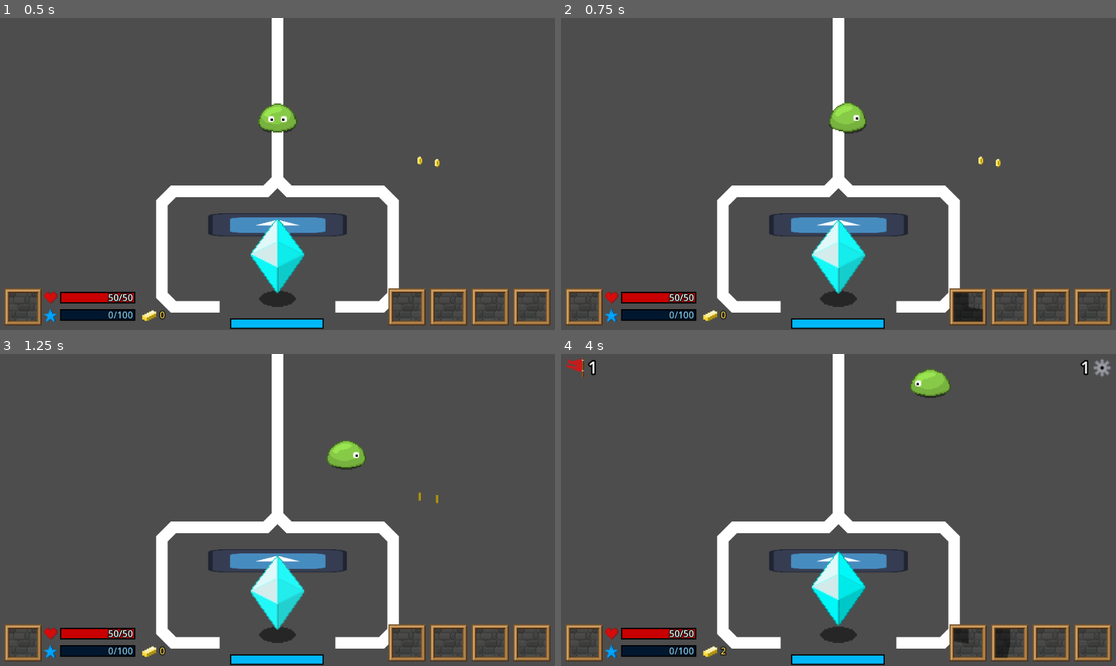
Above: before the commit, frames 1-4 (two rows, left to right).
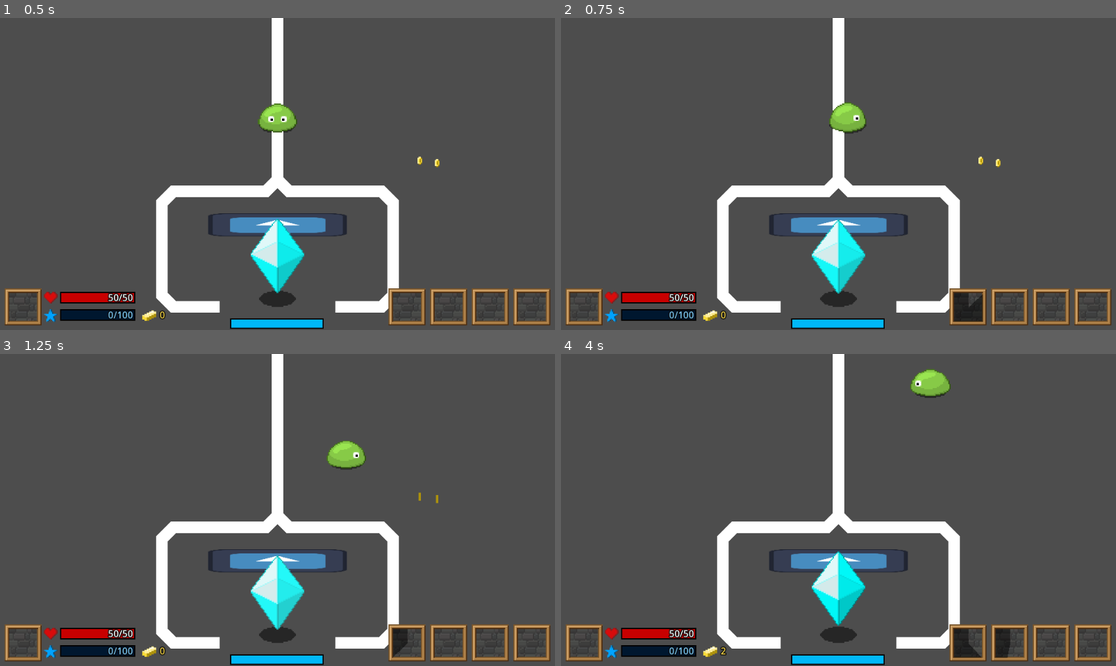
Above: after the commit, the same moments.

Repository: EthanLac13/monsters_vs_machines
Game: Godot game, scene res://scenes/MainScene.tscn
The game is run twice, just before and just after one commit, with the same random seed, the same clock (stepped at 60 frames per second) and the same inputs. The engine's default icon, where the game draws it, is replaced by a stand-in: a white triangle on a blue panel in a dark square.
Inputs:
- Up to frame 1 (0.5 s): no input
- Up to frame 2 (0.75 s): hold Right (InputRight) from 0.53 s (still down); tap Q (UseMove1) at 0.6 s
- Up to frame 3 (1.25 s): keep holding Right (InputRight)
- Up to frame 4 (4 s): release Right (InputRight) at 1.28 s; hold Down (InputDown) 1.28-2.03 s; tap W (UseMove2) at 1.35, 2.85 s; hold Right (InputRight) 2.03-2.78 s; tap Q (UseMove1) at 2.1, 3.6 s; hold Up (InputUp) 2.78-3.53 s; hold Left (InputLeft) from 3.53 s (still down)

Frame 1 is identical in both runs. In frame 2, less than 0.1% of the frame differs, in the area x 73-77%, y 88-94%; in frame 3, 0.2%; in frame 4, 0.5%, in the area x 1-100%, y 1-98%.

Commit message:
Fixed collision bug with coins and crystal

Diff:
--- a/scenes/battle/wave_spawner.gd
+++ b/scenes/battle/wave_spawner.gd
@@ -44,9 +44,7 @@
 	level_data = GeneralFunctions.load_json_file(stage_data_path_template % [current_world, current_map, current_stage])
 
 func _process(delta: float) -> void:
-	start_timer -= 1
-	if start_timer == 0:
-		start_wave()
+	pass
 
 func start_wave():
 	create_enemy_spawners(wave)
--- /dev/null
+++ b/scenes/characters/misc/target_crystal/ShopController.tscn
@@ -0,0 +1,14 @@
+[gd_scene format=3 uid="uid://blwhytc3e7w5q"]
+
+[ext_resource type="Script" uid="uid://b55785hroque1" path="res://scenes/characters/misc/target_crystal/shop_controller.gd" id="1_sedcj"]
+
+[sub_resource type="CircleShape2D" id="CircleShape2D_ocns7"]
+radius = 32.0
+
+[node name="ShopController" type="Node2D" unique_id=836382828]
+script = ExtResource("1_sedcj")
+
+[node name="ShopEntryArea" type="Area2D" parent="." unique_id=1530516144]
+
+[node name="CollisionShape2D" type="CollisionShape2D" parent="ShopEntryArea" unique_id=1842699023]
+shape = SubResource("CircleShape2D_ocns7")
--- /dev/null
+++ b/scenes/characters/misc/target_crystal/ShopMenu.tscn
@@ -0,0 +1,33 @@
+[gd_scene format=3 uid="uid://briagk48rbpi0"]
+
+[ext_resource type="Texture2D" uid="uid://cf66f1l3oro00" path="res://sprites/hud_sprites/bricks_nineslice_hud.png" id="1_7q71y"]
+
+[node name="ShopMenu" type="Control" unique_id=600142232]
+layout_mode = 3
+anchors_preset = 15
+anchor_right = 1.0
+anchor_bottom = 1.0
+grow_horizontal = 2
+grow_vertical = 2
+
+[node name="MainScreen" type="NinePatchRect" parent="." unique_id=1377345523]
+layout_mode = 1
+anchors_preset = 8
+anchor_left = 0.5
+anchor_top = 0.5
+anchor_right = 0.5
+anchor_bottom = 0.5
+offset_left = -32.0
+offset_top = -32.0
+offset_right = 32.0
+offset_bottom = 32.0
+grow_horizontal = 2
+grow_vertical = 2
+pivot_offset_ratio = Vector2(0.5, 0.5)
+texture = ExtResource("1_7q71y")
+patch_margin_left = 8
+patch_margin_top = 8
+patch_margin_right = 8
+patch_margin_bottom = 8
+axis_stretch_horizontal = 1
+axis_stretch_vertical = 1
--- a/scenes/characters/misc/target_crystal/TargetCrystal.tscn
+++ b/scenes/characters/misc/target_crystal/TargetCrystal.tscn
@@ -5,6 +5,7 @@
 [ext_resource type="Texture2D" uid="uid://c6luxsxn1m007" path="res://sprites/object_sprites/target_crystal/target_crystal.png" id="2_in4ol"]
 [ext_resource type="Script" uid="uid://bdgmqtsewhpox" path="res://scenes/characters/misc/target_crystal/ai_controller_target_crystal.gd" id="2_s7med"]
 [ext_resource type="Texture2D" uid="uid://bh3eweckhl74q" path="res://sprites/object_sprites/target_crystal/target_crystal_flash.png" id="4_8gnxq"]
+[ext_resource type="Texture2D" uid="uid://c2g1lerivjih4" path="res://sprites/object_sprites/target_crystal/target_crystal_glow.png" id="6_m8m02"]
 
 [sub_resource type="Animation" id="Animation_s7med"]
 resource_name = "RESET"
@@ -123,3 +124,7 @@
 [node name="Flash" type="Sprite2D" parent="Crystal" unique_id=2027223593]
 modulate = Color(1, 1, 1, 0)
 texture = ExtResource("4_8gnxq")
+
+[node name="Glow" type="Sprite2D" parent="Crystal" unique_id=2122885394]
+modulate = Color(1, 1, 1, 0)
+texture = ExtResource("6_m8m02")
--- /dev/null
+++ b/scenes/characters/misc/target_crystal/shop_controller.gd
@@ -0,0 +1 @@
+extends Node2D
--- a/scenes/entity_test.gd
+++ b/scenes/entity_test.gd
@@ -50,7 +50,7 @@
 	0
 ]
 var skill_max_cooldowns: Array[int] = [
-	30,
+	60,
 	300
 ]
 var current_skill_scene: Node = null
--- a/scenes/pickups/SmallCoin.tscn
+++ b/scenes/pickups/SmallCoin.tscn
@@ -23,7 +23,7 @@
 [node name="CollisionShapecast" type="ShapeCast2D" parent="." unique_id=13708416]
 shape = SubResource("RectangleShape2D_5ebwj")
 target_position = Vector2(0, 0)
-collision_mask = 512
+collision_mask = 2048
 collide_with_areas = true
 
 [node name="MagneticDetectArea" type="Area2D" parent="." unique_id=2101132169]
--- a/scenes/player_input_controller.gd
+++ b/scenes/player_input_controller.gd
@@ -27,6 +27,9 @@
 	# Hide player's mini HP bar
 	controlled_object.get_node("HealthBar").visible = false
 	controlled_object.took_damage.connect(_on_player_damaged)
+
+	# Make player able to collide with coins
+	controlled_object.collision_blocker.collision_layer += 2048
 
 	# Add EXP points handler to player
 	var my_exp_handler = exp_handler_scene.instantiate()
Not shown, added: scenes/characters/misc/target_crystal/shop_controller.gd.uid
Binary file added: sprites/hud_sprites/bricks_nineslice_hud.png
Not shown, added: sprites/hud_sprites/bricks_nineslice_hud.png.import
Binary file added: sprites/object_sprites/target_crystal/target_crystal_glow.png
Not shown, added: sprites/object_sprites/target_crystal/target_crystal_glow.png.import
